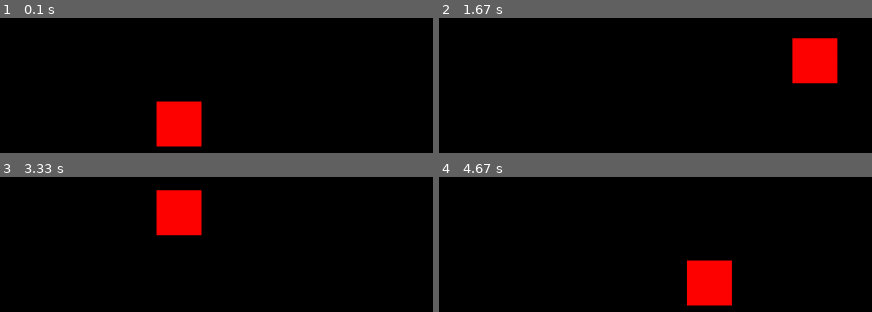
Above: before the commit, frames 1-4 (two rows, left to right).
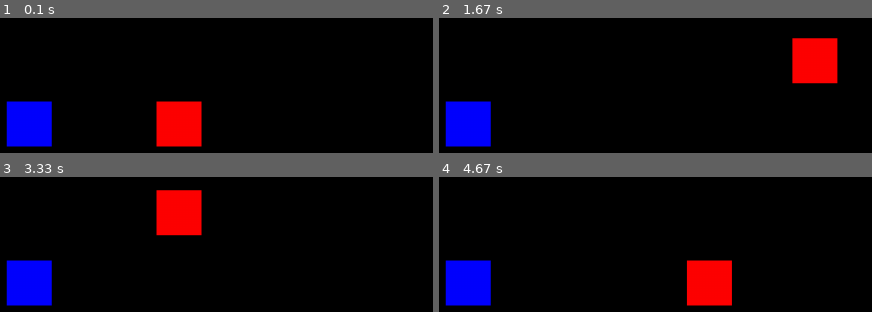
Above: after the commit, the same moments.

Repository: Byte-Craft-Studios/Elysion
Game: pygame game, started from code/main.py
Same seed, same stepped clock (60 frames per second), same inputs: the game is played once before the commit and once after it.
Inputs:
- Up to frame 1 (0.1 s): no input
- Up to frame 2 (1.67 s): hold Right 0.33-0.8 s; hold Up 0.83-1.13 s; hold Right 1.17-1.63 s
- Up to frame 3 (3.33 s): hold Left 1.67-2.2 s; hold Down 2.23-2.53 s; hold Left 2.57-2.97 s; hold Up from 3 s (still down)
- Up to frame 4 (4.67 s): release Up at 3.37 s; hold Right 3.4-4.03 s; hold Down 4.07-4.43 s; hold Left from 4.47 s (still down)

The runs differ from the first frame. In frame 1, 3.6% of the frame differs, in the area x 1-13%, y 61-96%; in frame 2, 3.6%; in frame 3, 3.6%; in frame 4, 3.6%.

Commit message:
implemented wall without physics

Diff:
--- a/code/level.py
+++ b/code/level.py
@@ -1,6 +1,7 @@
 import pygame
 from settings import screen_width, screen_height, tile_size
 from player import Player
+from presets import Wall
 
 class Level():
     def __init__(self, surface):
@@ -18,10 +19,18 @@
         player = Player((screen_width/2, screen_height/2))
         self.player.add(player)
 
+        # blue wall 64x64
+        blue_wall_1x1 = Wall((screen_width/3, screen_height/2))
+        self.all_sprites.add(blue_wall_1x1)
+
     def update_and_draw(self):
         # player
         self.player.update()
         self.player.draw(self.display_surface)
 
+        # layer
+        self.all_sprites.draw(self.display_surface)
+
+
     def run(self):
         self.update_and_draw()
--- /dev/null
+++ b/code/presets.py
@@ -0,0 +1,16 @@
+import pygame
+from settings import tile_size, screen_height, screen_width
+
+class Wall(pygame.sprite.Sprite):
+    def __init__(self, pos):
+        super().__init__()
+
+        # self.image = pygame.image.load(self.image_player)
+        self.image = pygame.Surface(pos)
+        self.image.fill('blue')
+        self.image = pygame.transform.scale(self.image, (tile_size, tile_size))
+        self.rect = self.image.get_rect(center = pos)
+
+    # def update(self):
+    #     self.input()
+    #     # self.move()
